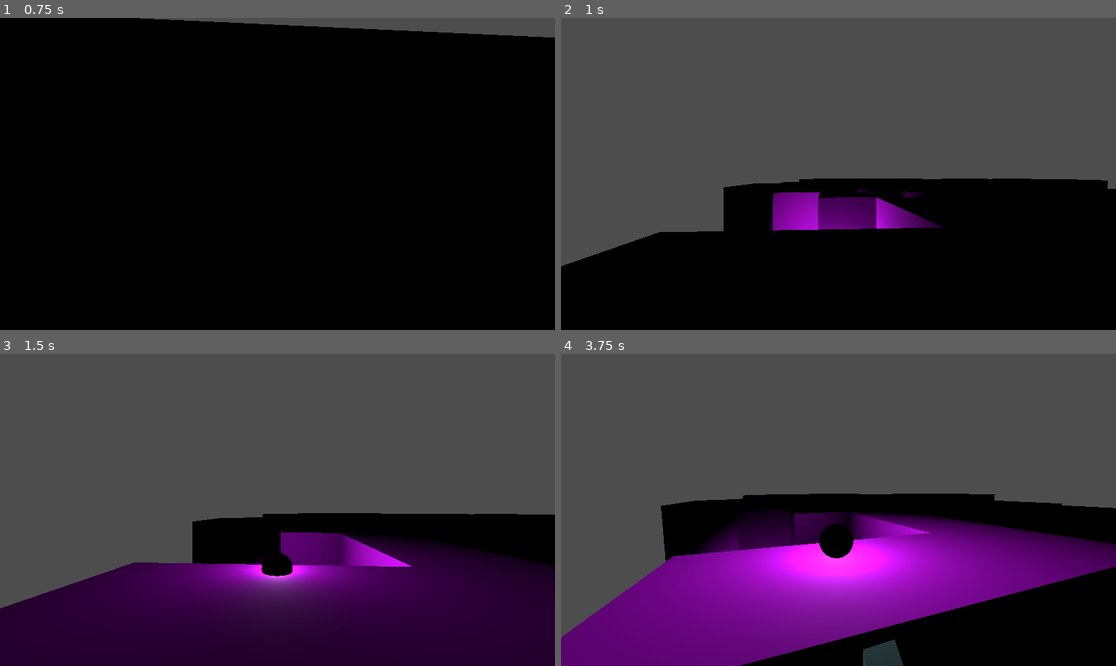
Above: before the commit, frames 1-4 (two rows, left to right).
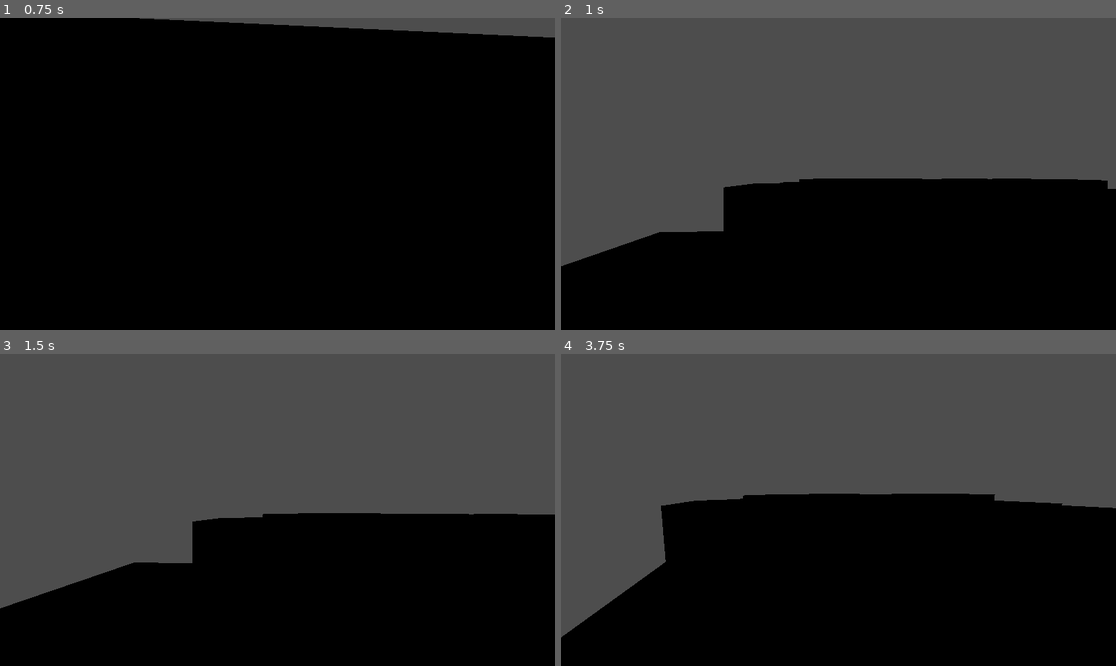
Above: after the commit, the same moments.

Repository: scoutantho/simplictyjam2
Game: Godot game, scene res://Scenes/game.tscn
Two runs of this game, one before a commit and one after it. Both use one fixed random seed, a clock stepped at 60 frames per second and the inputs below.
Inputs (mouse positions are in pixels of both pictures, inside the frame that each line leads up to):
- Up to frame 1 (0.75 s): move the mouse to (305, 174) at 0.52 s; hold W (move_up) from 0.53 s (still down); click (305, 174) at 0.6 s
- Up to frame 2 (1 s): keep holding W (move_up); tap Space (move_jump) at 0.77 s
- Up to frame 3 (1.5 s): keep holding W (move_up); move the mouse to (249, 510) at 1.27 s; click (249, 510) at 1.35 s
- Up to frame 4 (3.75 s): tap Space (move_jump) at 1.52, 3.02 s; move the mouse to (849, 503) at 2.02 s; hold Right mouse button (right_click) 2.03-2.78 s; click (849, 503) at 2.3 s; move the mouse to (810, 572) at 2.77 s; click (810, 572) at 2.85 s; move the mouse to (1005, 556) at 3.52 s; release W (move_up) at 3.53 s; hold Left (move_left) from 3.53 s (still down); click (1005, 556) at 3.6 s

Frame 1 is identical in both runs. In frame 2, 2.7% of the frame differs, in the area x 37-69%, y 54-69%; in frame 3, 34%, in the area x 0-100%, y 57-100%; in frame 4, 29%.

Commit message:
Update light properties and enhance light throwing mechanics in player script

Diff:
--- a/Scenes/Light.tscn
+++ b/Scenes/Light.tscn
@@ -20,4 +20,7 @@
 mesh = SubResource("SphereMesh_gxruw")
 
 [node name="OmniLight3D" type="OmniLight3D" parent="."]
-omni_range = 2.70412
+light_energy = 3.0
+light_cull_mask = 4294967294
+shadow_enabled = true
+omni_range = 3.92
--- a/Scripts/player.gd
+++ b/Scripts/player.gd
@@ -12,6 +12,8 @@
 
 #light variables
 var Light = preload("res://Scenes/Light.tscn")
+var throwingForce = -10
+var lightIntesity = 10
 
 @onready var head = $Head
 @onready var camera = $Head/Camera
@@ -74,9 +76,6 @@
 		# light_instance.lightThrow()
 		get_tree().current_scene.add_child(light_instance)
 
-
-		var force = -10
-		var upDirection = 3.5
 		var playerRotation = head.global_transform.basis.z.normalized()
 
-		light_instance.apply_central_impulse(playerRotation * force)
+		light_instance.apply_central_impulse(playerRotation * throwingForce)
